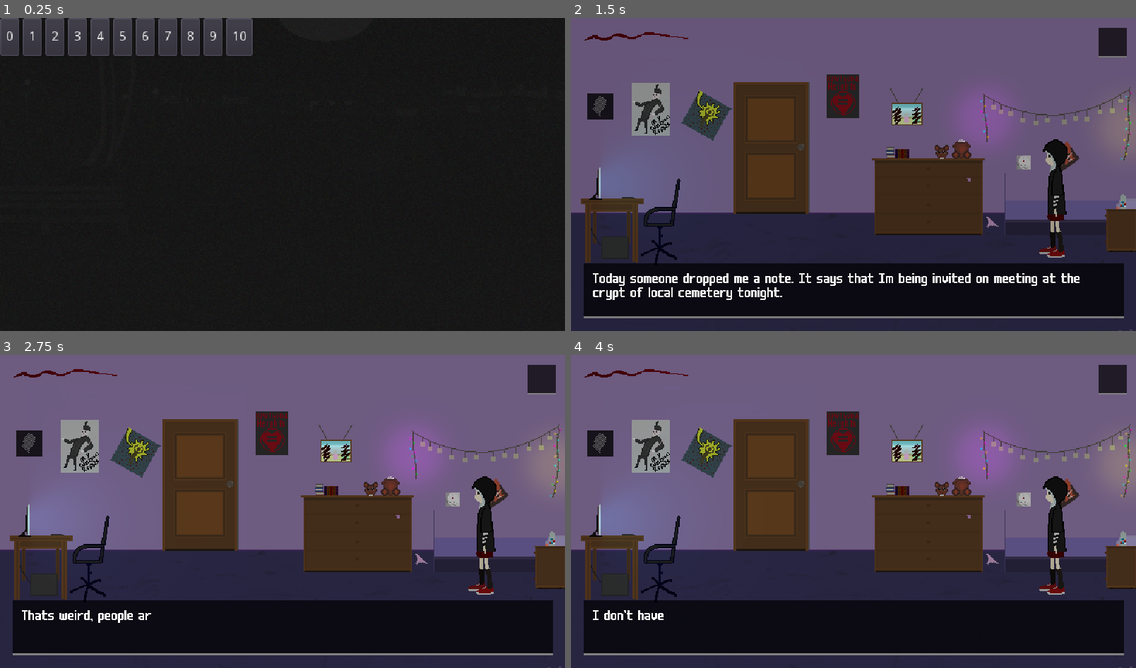
Above: before the commit, frames 1-4 (two rows, left to right).
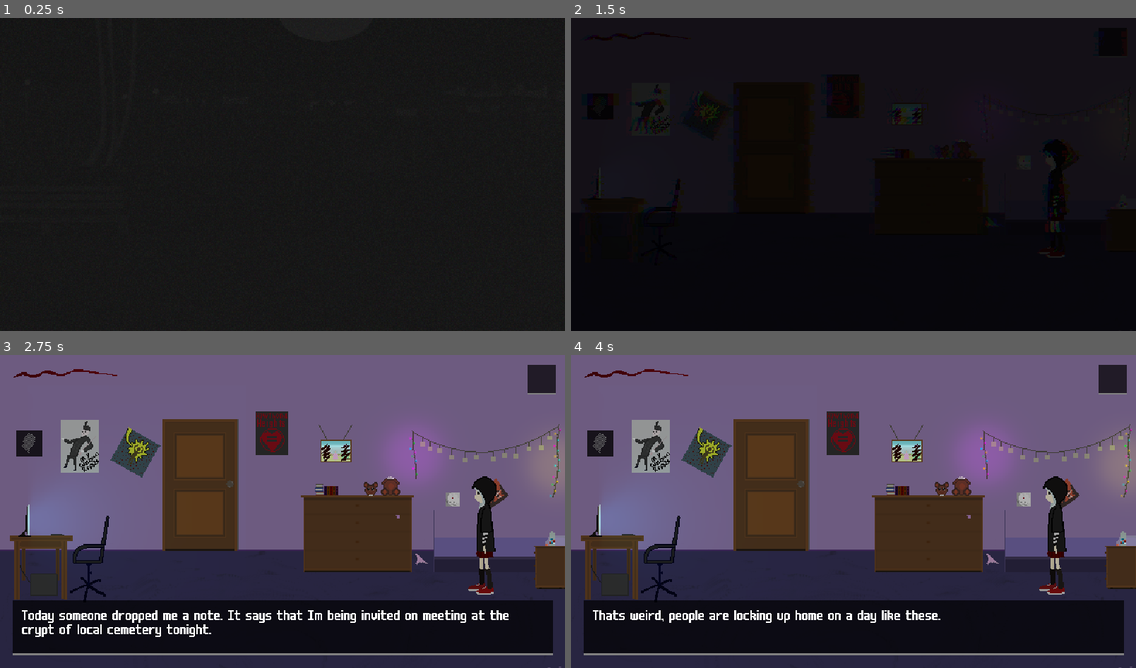
Above: after the commit, the same moments.

Repository: reeFridge/2q20
Game: Godot game, scene res://main.tscn
Same seed, same stepped clock (60 frames per second), same inputs: the game is played once before the commit and once after it.
Inputs (mouse positions are in pixels of both pictures, inside the frame that each line leads up to):
- Up to frame 1 (0.25 s): no input
- Up to frame 2 (1.5 s): click (582, 36) at 0.5 s, where only the run before the commit has a clickable "0"; click (763, 212) at 1.25 s, where only the run after the commit has a clickable "start"
- Up to frame 3 (2.75 s): tap Enter at 2 s; move the mouse to (203, 486) at 2.02 s; hold Right (ui_right) from 2.03 s (still down); click (203, 486) at 2.17 s
- Up to frame 4 (4 s): move the mouse to (599, 445) at 2.77 s; release Right (ui_right) at 2.78 s; hold Down (ui_down) 2.78-3.53 s; click (599, 445) at 2.92 s; move the mouse to (650, 445) at 3.52 s; hold Right (ui_right) from 3.53 s (still down); click (650, 445) at 3.67 s

The runs differ from the first frame. In frame 1, 4.6% of the frame differs, in the area x 0-45%, y 0-13%; in frame 2, 83%, in the area x 0-100%, y 0-100%; in frame 3, 1.5%; in frame 4, 0.8%.

Commit message:
small fixes

Diff:
--- a/locations/crypt_2.tscn
+++ b/locations/crypt_2.tscn
@@ -16,7 +16,6 @@
 [ext_resource path="res://scripts/dialog_handler.gd" type="Script" id=14]
 [ext_resource path="res://player/enemy.tscn" type="PackedScene" id=15]
 [ext_resource path="res://assets/sounds/night.ogg" type="AudioStream" id=16]
-[ext_resource path="res://assets/sounds/kick.ogg" type="AudioStream" id=17]
 
 [sub_resource type="Animation" id=1]
 resource_name = "blink"
@@ -144,8 +143,5 @@
 [node name="audio" type="AudioStreamPlayer" parent="." index="15"]
 stream = ExtResource( 16 )
 autoplay = true
-
-[node name="change_ep" type="AudioStreamPlayer" parent="." index="16"]
-stream = ExtResource( 17 )
 [connection signal="before_enter" from="." to="dialog_handler" method="before_enter"]
 [connection signal="entered" from="." to="dialog_handler" method="enter"]
--- a/locations/lab.tscn
+++ b/locations/lab.tscn
@@ -16,6 +16,8 @@
 [ext_resource path="res://assets/sprites/bubble-6.png" type="Texture" id=14]
 [ext_resource path="res://assets/sprites/bubble-5.png" type="Texture" id=15]
 
+[sub_resource type="RectangleShape2D" id=13]
+
 [sub_resource type="RectangleShape2D" id=1]
 extents = Vector2( 104.157, 18.5758 )
 
@@ -52,15 +54,13 @@
 [sub_resource type="RectangleShape2D" id=12]
 extents = Vector2( 91.0078, 11.9747 )
 
+[sub_resource type="RectangleShape2D" id=14]
+extents = Vector2( 42.4174, 26.1725 )
+
+[sub_resource type="RectangleShape2D" id=15]
+extents = Vector2( 111.246, 61.2577 )
+
 [sub_resource type="RectangleShape2D" id=16]
-
-[sub_resource type="RectangleShape2D" id=13]
-extents = Vector2( 42.4174, 26.1725 )
-
-[sub_resource type="RectangleShape2D" id=14]
-extents = Vector2( 111.246, 61.2577 )
-
-[sub_resource type="RectangleShape2D" id=15]
 extents = Vector2( 12.1919, 10 )
 
 [node name="Node2D" instance=ExtResource( 1 )]
@@ -89,109 +89,41 @@
 [node name="bg" type="Sprite" parent="." index="6"]
 texture = ExtResource( 2 )
 
-[node name="container" type="YSort" parent="." index="7"]
-
-[node name="lab-table" type="Sprite" parent="container" index="0"]
-position = Vector2( 115.554, 134.159 )
-texture = ExtResource( 4 )
-offset = Vector2( 0.663391, -11.2781 )
-
-[node name="StaticBody2D" type="StaticBody2D" parent="container/lab-table" index="0"]
-position = Vector2( 0, -13.9318 )
-
-[node name="CollisionShape2D" type="CollisionShape2D" parent="container/lab-table/StaticBody2D" index="0"]
-position = Vector2( 0, 22.5563 )
-shape = SubResource( 1 )
-
-[node name="door" parent="." index="8" instance=ExtResource( 3 )]
-position = Vector2( -314.953, -42.9104 )
-text = "metal door"
-
-[node name="CollisionShape2D" type="CollisionShape2D" parent="door" index="0"]
-position = Vector2( 0, 4.91095 )
-shape = SubResource( 2 )
-
-[node name="StaticBody2D" type="StaticBody2D" parent="." index="9"]
-position = Vector2( -93.5423, 51.7468 )
-
-[node name="CollisionShape2D" type="CollisionShape2D" parent="StaticBody2D" index="0"]
-shape = SubResource( 3 )
-
-[node name="StaticBody2D2" type="StaticBody2D" parent="." index="10"]
-position = Vector2( 340.998, 52.4102 )
-
-[node name="CollisionShape2D" type="CollisionShape2D" parent="StaticBody2D2" index="0"]
-shape = SubResource( 4 )
-
-[node name="StaticBody2D3" type="StaticBody2D" parent="." index="11"]
-position = Vector2( -364.218, 124.06 )
-
-[node name="CollisionShape2D" type="CollisionShape2D" parent="StaticBody2D3" index="0"]
-rotation = 1.5708
-shape = SubResource( 5 )
-
-[node name="test tube" parent="." index="12" instance=ExtResource( 3 )]
-position = Vector2( 314.333, -6.94432 )
-text = "test tube"
-
-[node name="CollisionShape2D" type="CollisionShape2D" parent="test tube" index="0"]
-shape = SubResource( 6 )
-
-[node name="bottle with eyes" parent="." index="13" instance=ExtResource( 3 )]
-position = Vector2( 274.454, -8.70717 )
-text = "bottle with eyes"
-
-[node name="CollisionShape2D" type="CollisionShape2D" parent="bottle with eyes" index="0"]
-shape = SubResource( 7 )
-
-[node name="Node" type="Node" parent="bottle with eyes" index="1"]
-script = ExtResource( 5 )
-text = "they.. they said.. they didn't want to be friends.."
-
-[node name="figurines" parent="." index="14" instance=ExtResource( 3 )]
-position = Vector2( -170.589, -81.2209 )
-text = "figurines"
-
-[node name="CollisionShape2D" type="CollisionShape2D" parent="figurines" index="0"]
-shape = SubResource( 8 )
-
-[node name="weapons" parent="." index="15" instance=ExtResource( 3 )]
-position = Vector2( -115.586, 1.10751 )
-text = "weapons"
-
-[node name="CollisionShape2D" type="CollisionShape2D" parent="weapons" index="0"]
-shape = SubResource( 9 )
-
-[node name="Node" type="Node" parent="weapons" index="1"]
-script = ExtResource( 5 )
-text = "Ha ha."
-
-[node name="noose" parent="." index="16" instance=ExtResource( 3 )]
-position = Vector2( -71.6179, -125.587 )
-text = "noose"
-
-[node name="CollisionShape2D" type="CollisionShape2D" parent="noose" index="0"]
-shape = SubResource( 10 )
-
-[node name="knife" parent="." index="17" instance=ExtResource( 3 )]
-position = Vector2( 410.405, -1.09224 )
-text = "knife"
-
-[node name="CollisionShape2D" type="CollisionShape2D" parent="knife" index="0"]
-shape = SubResource( 11 )
-
-[node name="dead body" parent="." index="18" instance=ExtResource( 3 )]
-position = Vector2( 118.098, 90.2273 )
-text = "dead body"
-
-[node name="CollisionShape2D" type="CollisionShape2D" parent="dead body" index="0"]
-shape = SubResource( 12 )
-
-[node name="Node" type="Node" parent="dead body" index="1"]
-script = ExtResource( 5 )
-text = " I was wondering what’s inside.. he started first.."
-
-[node name="syringe" parent="." index="19" instance=ExtResource( 3 )]
+[node name="Node2D" type="Node2D" parent="." index="7"]
+
+[node name="bubble-8" type="Sprite" parent="Node2D" index="0"]
+position = Vector2( 159.104, -35.6821 )
+texture = ExtResource( 10 )
+
+[node name="bubble-9" type="Sprite" parent="Node2D" index="1"]
+position = Vector2( 177.476, -78.3705 )
+texture = ExtResource( 9 )
+
+[node name="bubble-7" type="Sprite" parent="Node2D" index="2"]
+position = Vector2( 89.3973, -81.0723 )
+texture = ExtResource( 8 )
+
+[node name="bubble-6" type="Sprite" parent="Node2D" index="3"]
+position = Vector2( 126.682, -58.9176 )
+texture = ExtResource( 14 )
+
+[node name="bubble-5" type="Sprite" parent="Node2D" index="4"]
+position = Vector2( 46.7089, -34.6013 )
+texture = ExtResource( 15 )
+
+[node name="bubble-3" type="Sprite" parent="Node2D" index="5"]
+position = Vector2( 53.5157, -95.7837 )
+texture = ExtResource( 13 )
+
+[node name="bubble-4" type="Sprite" parent="Node2D" index="6"]
+position = Vector2( 107.77, -32.9803 )
+texture = ExtResource( 12 )
+
+[node name="bubble-2" type="Sprite" parent="Node2D" index="7"]
+position = Vector2( 27.5518, -67.4434 )
+texture = ExtResource( 11 )
+
+[node name="syringe" parent="." index="8" instance=ExtResource( 3 )]
 position = Vector2( -54.3631, 3.51662 )
 text = "syringe"
 inventory_text = "use me!"
@@ -202,71 +134,141 @@
 texture = ExtResource( 6 )
 
 [node name="CollisionShape2D" type="CollisionShape2D" parent="syringe" index="1"]
-shape = SubResource( 16 )
+shape = SubResource( 13 )
 script = ExtResource( 7 )
 
-[node name="basin" parent="." index="20" instance=ExtResource( 3 )]
+[node name="container" type="YSort" parent="." index="9"]
+
+[node name="lab-table" type="Sprite" parent="container" index="0"]
+position = Vector2( 115.554, 134.159 )
+texture = ExtResource( 4 )
+offset = Vector2( 0.663391, -11.2781 )
+
+[node name="StaticBody2D" type="StaticBody2D" parent="container/lab-table" index="0"]
+position = Vector2( 0, -13.9318 )
+
+[node name="CollisionShape2D" type="CollisionShape2D" parent="container/lab-table/StaticBody2D" index="0"]
+position = Vector2( 0, 22.5563 )
+shape = SubResource( 1 )
+
+[node name="door" parent="." index="10" instance=ExtResource( 3 )]
+position = Vector2( -314.953, -42.9104 )
+text = "metal door"
+
+[node name="CollisionShape2D" type="CollisionShape2D" parent="door" index="0"]
+position = Vector2( 0, 4.91095 )
+shape = SubResource( 2 )
+
+[node name="StaticBody2D" type="StaticBody2D" parent="." index="11"]
+position = Vector2( -93.5423, 51.7468 )
+
+[node name="CollisionShape2D" type="CollisionShape2D" parent="StaticBody2D" index="0"]
+shape = SubResource( 3 )
+
+[node name="StaticBody2D2" type="StaticBody2D" parent="." index="12"]
+position = Vector2( 340.998, 52.4102 )
+
+[node name="CollisionShape2D" type="CollisionShape2D" parent="StaticBody2D2" index="0"]
+shape = SubResource( 4 )
+
+[node name="StaticBody2D3" type="StaticBody2D" parent="." index="13"]
+position = Vector2( -364.218, 124.06 )
+
+[node name="CollisionShape2D" type="CollisionShape2D" parent="StaticBody2D3" index="0"]
+rotation = 1.5708
+shape = SubResource( 5 )
+
+[node name="test tube" parent="." index="14" instance=ExtResource( 3 )]
+position = Vector2( 314.333, -6.94432 )
+text = "test tube"
+
+[node name="CollisionShape2D" type="CollisionShape2D" parent="test tube" index="0"]
+shape = SubResource( 6 )
+
+[node name="bottle with eyes" parent="." index="15" instance=ExtResource( 3 )]
+position = Vector2( 274.454, -8.70717 )
+text = "bottle with eyes"
+
+[node name="CollisionShape2D" type="CollisionShape2D" parent="bottle with eyes" index="0"]
+shape = SubResource( 7 )
+
+[node name="Node" type="Node" parent="bottle with eyes" index="1"]
+script = ExtResource( 5 )
+text = "they.. they said.. they didn't want to be friends.."
+
+[node name="figurines" parent="." index="16" instance=ExtResource( 3 )]
+position = Vector2( -170.589, -81.2209 )
+text = "figurines"
+
+[node name="CollisionShape2D" type="CollisionShape2D" parent="figurines" index="0"]
+shape = SubResource( 8 )
+
+[node name="weapons" parent="." index="17" instance=ExtResource( 3 )]
+position = Vector2( -115.586, 1.10751 )
+text = "weapons"
+
+[node name="CollisionShape2D" type="CollisionShape2D" parent="weapons" index="0"]
+shape = SubResource( 9 )
+
+[node name="Node" type="Node" parent="weapons" index="1"]
+script = ExtResource( 5 )
+text = "Ha ha."
+
+[node name="noose" parent="." index="18" instance=ExtResource( 3 )]
+position = Vector2( -71.6179, -125.587 )
+text = "noose"
+
+[node name="CollisionShape2D" type="CollisionShape2D" parent="noose" index="0"]
+shape = SubResource( 10 )
+
+[node name="knife" parent="." index="19" instance=ExtResource( 3 )]
+position = Vector2( 410.405, -1.09224 )
+text = "knife"
+
+[node name="CollisionShape2D" type="CollisionShape2D" parent="knife" index="0"]
+shape = SubResource( 11 )
+
+[node name="dead body" parent="." index="20" instance=ExtResource( 3 )]
+position = Vector2( 118.098, 90.2273 )
+text = "dead body"
+
+[node name="CollisionShape2D" type="CollisionShape2D" parent="dead body" index="0"]
+shape = SubResource( 12 )
+
+[node name="Node" type="Node" parent="dead body" index="1"]
+script = ExtResource( 5 )
+text = " I was wondering what’s inside.. he started first.."
+
+[node name="basin" parent="." index="21" instance=ExtResource( 3 )]
 position = Vector2( -363.98, 131.212 )
 text = "basin"
 
 [node name="CollisionShape2D" type="CollisionShape2D" parent="basin" index="0"]
-shape = SubResource( 13 )
+shape = SubResource( 14 )
 
 [node name="Node" type="Node" parent="basin" index="1"]
 script = ExtResource( 5 )
 text = "Acid is so entertaining.. People just get lost in it.."
 
-[node name="aquarium" parent="." index="21" instance=ExtResource( 3 )]
+[node name="aquarium" parent="." index="22" instance=ExtResource( 3 )]
 visible = false
 position = Vector2( 110.791, -55.0638 )
 text = "aquarium"
 
 [node name="CollisionShape2D" type="CollisionShape2D" parent="aquarium" index="0"]
-shape = SubResource( 14 )
+shape = SubResource( 15 )
 
 [node name="bubles" type="Node2D" parent="aquarium" index="1"]
 position = Vector2( -110.791, 55.0638 )
 
-[node name="hand" parent="." index="22" instance=ExtResource( 3 )]
+[node name="hand" parent="." index="23" instance=ExtResource( 3 )]
 position = Vector2( 373.342, -2.55525 )
 text = "hand"
 
 [node name="CollisionShape2D" type="CollisionShape2D" parent="hand" index="0"]
-shape = SubResource( 15 )
-
-[node name="bubble-2" type="Sprite" parent="." index="23"]
-position = Vector2( 27.5518, -67.4434 )
-texture = ExtResource( 11 )
-
-[node name="bubble-3" type="Sprite" parent="." index="24"]
-position = Vector2( 53.5157, -95.7837 )
-texture = ExtResource( 13 )
-
-[node name="bubble-4" type="Sprite" parent="." index="25"]
-position = Vector2( 107.77, -32.9803 )
-texture = ExtResource( 12 )
-
-[node name="bubble-5" type="Sprite" parent="." index="26"]
-position = Vector2( 46.7089, -34.6013 )
-texture = ExtResource( 15 )
-
-[node name="bubble-6" type="Sprite" parent="." index="27"]
-position = Vector2( 126.682, -58.9176 )
-texture = ExtResource( 14 )
-
-[node name="bubble-7" type="Sprite" parent="." index="28"]
-position = Vector2( 89.3973, -81.0723 )
-texture = ExtResource( 8 )
-
-[node name="bubble-8" type="Sprite" parent="." index="29"]
-position = Vector2( 159.104, -35.6821 )
-texture = ExtResource( 10 )
-
-[node name="bubble-9" type="Sprite" parent="." index="30"]
-position = Vector2( 177.476, -78.3705 )
-texture = ExtResource( 9 )
+shape = SubResource( 16 )
+[connection signal="triggered" from="syringe" to="syringe/CollisionShape2D" method="_on_triggered"]
 [connection signal="triggered" from="bottle with eyes" to="bottle with eyes/Node" method="_on_triggered"]
 [connection signal="triggered" from="weapons" to="weapons/Node" method="_on_triggered"]
 [connection signal="triggered" from="dead body" to="dead body/Node" method="_on_triggered"]
-[connection signal="triggered" from="syringe" to="syringe/CollisionShape2D" method="_on_triggered"]
 [connection signal="triggered" from="basin" to="basin/Node" method="_on_triggered"]
--- a/main.tscn
+++ b/main.tscn
@@ -325,6 +325,7 @@
 #AdvJam2020"
 
 [node name="scenes" type="HBoxContainer" parent="ui/menu"]
+visible = false
 margin_right = 40.0
 margin_bottom = 40.0
 script = ExtResource( 15 )
--- a/scripts/following_enemy.gd
+++ b/scripts/following_enemy.gd
@@ -27,7 +27,6 @@
 	$sprite.set_flip_h(target.x < 0)
 	var result = move_and_collide(target * speed * delta)
 	if result != null && result.collider == Global.get_player():
-		Global.main.current_scene.get_node("change_ep").play()
 		call_deferred("reset")
 		Global.call_deferred("change_scene", 0)
 		match Stats.episode:
Not shown: 1 places in locations/crypt_2.tscn that only renumber resources
